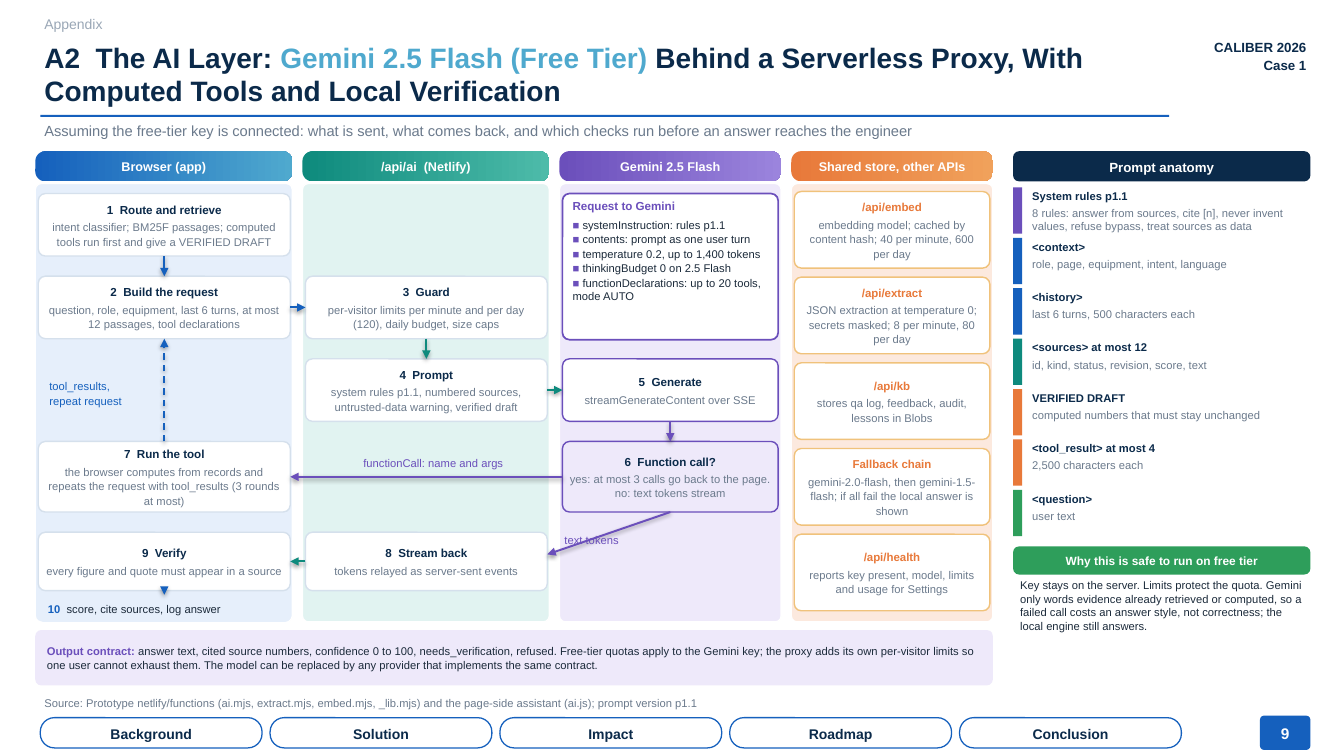
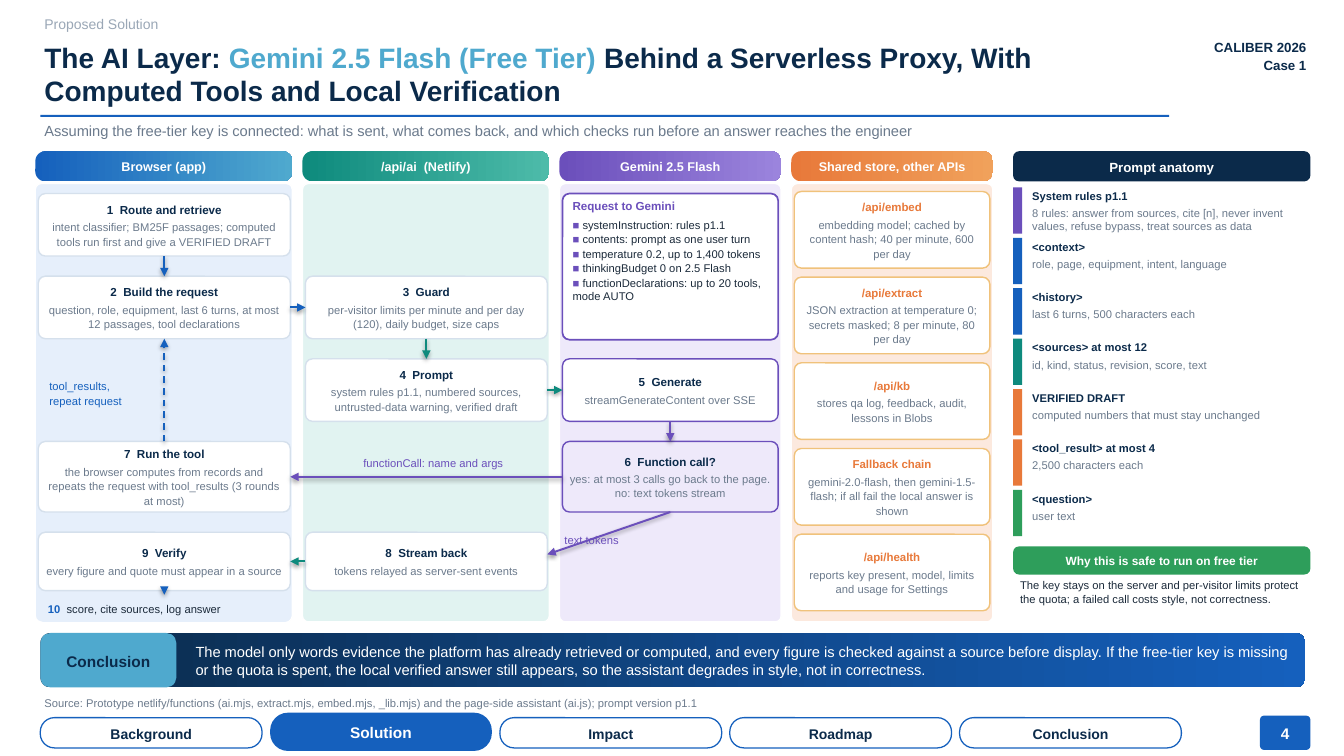
Before and after one commit to teknikchemical-ctrl/caliber2026, a slide deck: slide 4 of deck/CALIBER2026_Asset_Knowledge_Platform_Deck.pptx (slide 9 before the commit). Drawn at 1344x756 pixels with LibreOffice and Linux fonts; fonts in the diff are those of the drawing. Boxes give left, top, right and bottom in pixels: in the first picture for what was removed or moved away, otherwise in the second. Text is boxed around its words. In the diff, an @@ line names an element or a change of style, - is before the commit and + after.

```diff
--- a/deck/CALIBER2026_Asset_Knowledge_Platform_Deck.pptx
+++ b/deck/CALIBER2026_Asset_Knowledge_Platform_Deck.pptx
@@ text at (44,19,158,32): text changed @@
-Appendix
+Proposed Solution
@@ text at (44,47,1031,106): text changed @@
-A2 The AI Layer: Gemini 2.5 Flash (Free Tier) Behind a Serverless Proxy, With Computed Tools and Local Verification
+The AI Layer: Gemini 2.5 Flash (Free Tier) Behind a Serverless Proxy, With Computed Tools and Local Verification
@@ text at (1020,581,1298,605): text changed @@
-Key stays on the server. Limits protect the quota. Gemini only words evidence already retrieved or computed, so a failed call costs an answer style, not correctness; the local engine still answers.
+The key stays on the server and per-visitor limits protect the quota; a failed call costs style, not correctness.
@@ rounded rectangle: place and size @@
-rounded rectangle at (35,630,993,686)
+rounded rectangle at (40,633,1306,688)
@@ rounded rectangle at (40,633,1306,688): fill #EEE9FA to gradient #0B2A4A to #1560BD; proportions changed @@
@@ rounded rectangle added at (40,633,176,688), fill #4FA9CE, 11 pt, text #0B2A4A, bold @@
+Conclusion
@@ text in rounded rectangle at (47,647,974,672): text removed @@
-Output contract: answer text, cited source numbers, confidence 0 to 100, needs_verification, refused. Free-tier quotas apply to the Gemini key; the proxy adds its own per-visitor limits so one user cannot exhaust them. The model can be replaced by any provider that implements the same contract.
@@ text added at (196,646,1288,678), 10.5 pt, text #FFFFFF @@
+The model only words evidence the platform has already retrieved or computed, and every figure is checked against a source before display. If the free-tier key is missing or the quota is spent, the local verified answer still appears, so the assistant degrades in style, not in correctness.
@@ rounded rectangle "Solution": place and size @@
-rounded rectangle "Solution" at (270,718,492,748)
+rounded rectangle "Solution" at (270,713,492,751)
@@ rounded rectangle "Solution" at (270,713,492,751): size 10 to 11 pt, text colour #0B2A4A to #FFFFFF; fill #FFFFFF to #1560BD; outline #1560BD 0.9 pt to none @@
@@ text in rounded rectangle at (1281,728,1290,739): text changed @@
-9
+4
```
Also in this commit, not shown: 15 other slides changed, 1 slide added, 7 other files.
